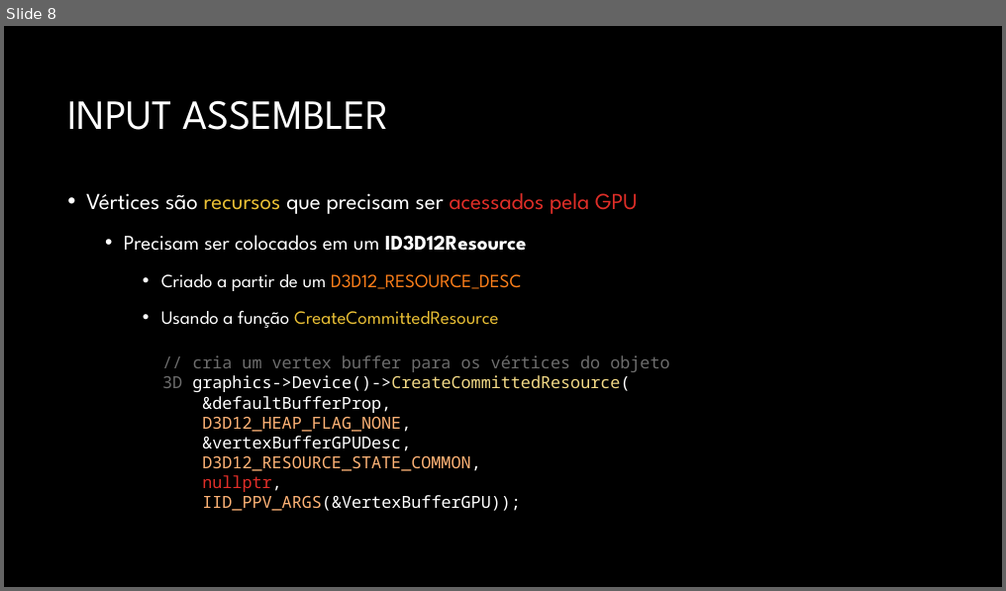
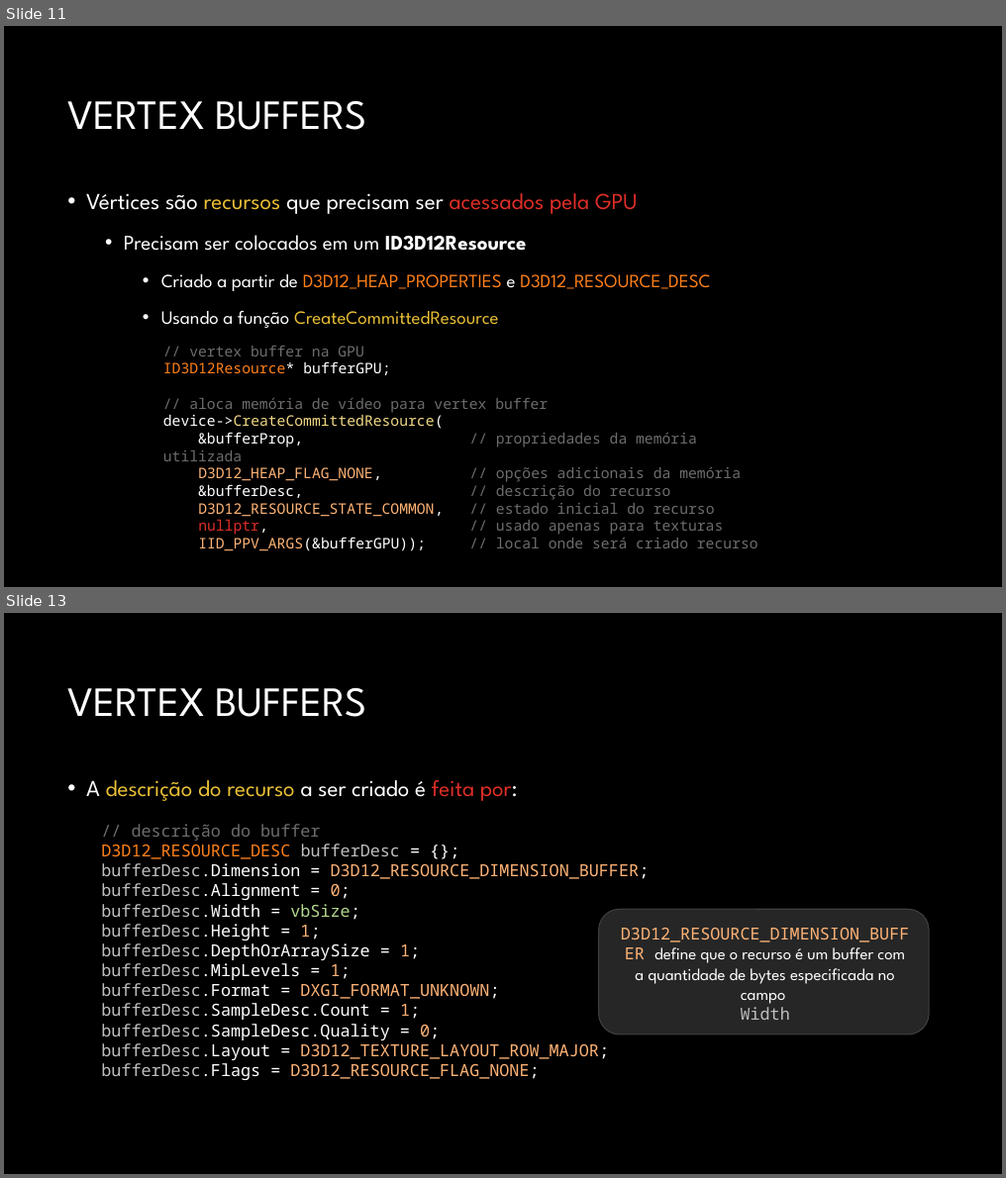
Before and after one commit to JudsonSS/CG, a slide deck: Slides/08. Desenho no Direct3D.pptx. Shown one above the other, each under a label of ours: slide 8 before the commit, slides 11 and 13 after it; the slides between them are not shown. The pictures are 1006x591 and 1006x1178 pixels, drawn with LibreOffice and Linux fonts; fonts in the diff are those of the drawing; background and template pictures are left out. Boxes give left, top, right and bottom in pixels: in the first picture for what was removed or moved away, otherwise in the second. Text is boxed around its words. In the diff, an @@ line names an element or a change of style, - is before the commit and + after.

```diff
--- a/Slides/08. Desenho no Direct3D.pptx
+++ b/Slides/08. Desenho no Direct3D.pptx
@@ slide 13 added at [4, 613, 1002, 1174], background #000000 @@
@@ title added at [67, 687, 366, 717], 40 pt, text #FFFFFF @@
+VERTEX BUFFERS
@@ text added at [86, 780, 518, 801], 22 pt, text #E9BF35 @@
+• A descrição do recurso a ser criado é feita por:
@@ text added at [101, 824, 649, 1080], 16 pt, text #FFFFFF @@
+// descrição do buffer
+D3D12_RESOURCE_DESC bufferDesc = {};
+bufferDesc.Dimension = D3D12_RESOURCE_DIMENSION_BUFFER;
+bufferDesc.Alignment = 0;
+bufferDesc.Width = vbSize;
+bufferDesc.Height = 1;
+bufferDesc.DepthOrArraySize = 1;
+bufferDesc.MipLevels = 1;
+bufferDesc.Format = DXGI_FORMAT_UNKNOWN;
+bufferDesc.SampleDesc.Count = 1;
+bufferDesc.SampleDesc.Quality = 0;
+bufferDesc.Layout = D3D12_TEXTURE_LAYOUT_ROW_MAJOR;
+bufferDesc.Flags = D3D12_RESOURCE_FLAG_NONE;
@@ rounded rectangle added at [598, 909, 929, 1035], fill #262626, outline #404040 1 pt @@
@@ text added at [621, 928, 909, 1020], 16 pt, text #FFFFFF @@
+D3D12_RESOURCE_DIMENSION_BUFFER define que o recurso é um buffer com a quantidade de bytes especificada no campo
+Width
@@ what was slide 8 is now slide 11 @@
@@ slide 11 changed as well @@
@@ title at [67, 100, 366, 130]: text changed @@
-INPUT ASSEMBLER
+VERTEX BUFFERS
@@ text at [161, 274, 710, 291]: text changed @@
-    • Criado a partir de um D3D12_RESOURCE_DESC
+    • Criado a partir de D3D12_HEAP_PROPERTIES e D3D12_RESOURCE_DESC
@@ text at [163, 346, 758, 552]: text changed; size 16 to 14 pt; text colour #FFFFFF to #6D6D6D @@
-// cria um vertex buffer para os vértices do objeto 3D graphics->Device()->CreateCommittedResource(
-&defaultBufferProp,
-D3D12_HEAP_FLAG_NONE,
-&vertexBufferGPUDesc,
-D3D12_RESOURCE_STATE_COMMON,
-nullptr,
-IID_PPV_ARGS(&VertexBufferGPU));
+// vertex buffer na GPU
+ID3D12Resource* bufferGPU;
+// aloca memória de vídeo para vertex buffer
+device->CreateCommittedResource(
+&bufferProp, // propriedades da memória utilizada
+D3D12_HEAP_FLAG_NONE, // opções adicionais da memória
+&bufferDesc, // descrição do recurso
+D3D12_RESOURCE_STATE_COMMON, // estado inicial do recurso
+nullptr, // usado apenas para texturas
+IID_PPV_ARGS(&bufferGPU)); // local onde será criado recurso
```
Also in this commit, not shown: 6 other slides changed, 32 other slides added, 16 slides removed.
